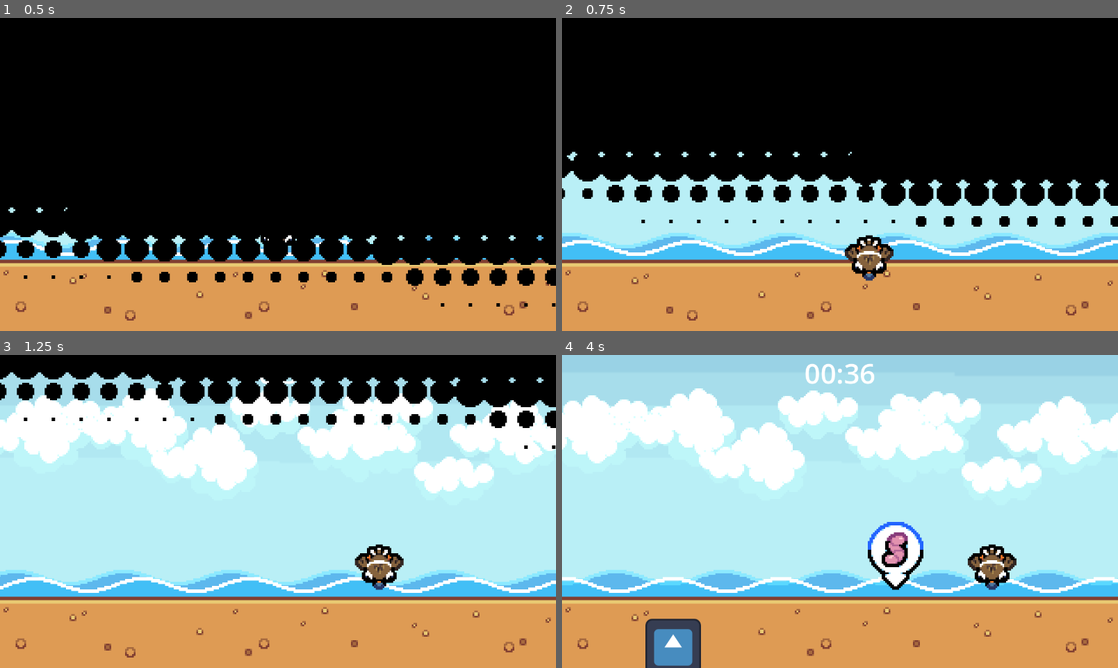
Above: before the commit, frames 1-4 (two rows, left to right).
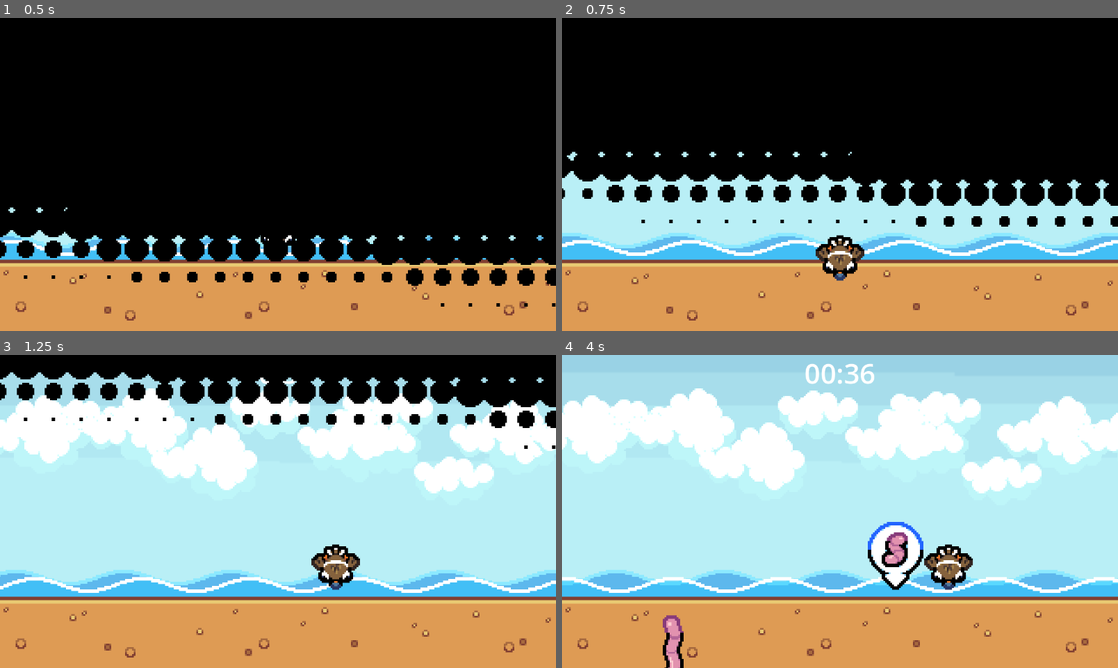
Above: after the commit, the same moments.

Repository: FaunaPolaris/BirdGameJam-Legado
Game: Godot game, scene res://eatingMinigame/scenario/scenario.tscn
Same seed, same stepped clock (60 frames per second), same inputs: the game is played once before the commit and once after it. This scene is started directly instead of the project's main scene. The engine's default icon, where the game draws it, is replaced by a stand-in: a white triangle on a blue panel in a dark square. Sound files missing from this copy of the repository are replaced by a short silence.
Inputs:
- Up to frame 1 (0.5 s): no input
- Up to frame 2 (0.75 s): tap Enter (ui_accept) at 0.5, 0.6 s; hold Right (ui_right) from 0.53 s (still down)
- Up to frame 3 (1.25 s): keep holding Right (ui_right); tap Enter (ui_accept) at 0.77, 1.07 s
- Up to frame 4 (4 s): release Right (ui_right) at 1.28 s; hold Down (ui_down) 1.28-2.03 s; tap Enter (ui_accept) at 1.35, 1.52, 1.82, 2.1, 2.85, 3.02, 3.32, 3.6, 3.77 s; hold Right (ui_right) 2.03-2.78 s; hold Up (ui_up) 2.78-3.53 s; hold Left (ui_left) from 3.53 s (still down)

Frame 1 is identical in both runs. In frame 2, 1.4% of the frame differs, in the area x 45-60%, y 69-84%; in frame 3, 1.6%; in frame 4, 3.2%, in the area x 15-82%, y 60-100%.

Commit message:
movement stop on peck game

Diff:
--- a/canonGame/impulse/impulse.gd
+++ b/canonGame/impulse/impulse.gd
@@ -19,8 +19,8 @@
 		impulsey = 200
 		$art.play("fragata")
 	if type == types.BIRD2:
-		impulsex = -300
-		impulsey = 200
+		impulsex = 300
+		impulsey = -400
 		$art.play("gaivotao")
 	elif type == types.STAR:
 		impulsex = 1500
--- a/canonGame/level/level.gd
+++ b/canonGame/level/level.gd
@@ -8,9 +8,12 @@
 var third_layer		: int = -1700
 
 func _on_floor_body_entered(body: Node2D) -> void:
+	$transitionControl.TransitionOut()
+	$transitionControl/transition.start()
+	$transitionControl/transition.timeout.connect(Callable(self, "_on_death"))
 	$splashSound.play()
 
-func _on_splash_sound_finished() -> void:
+func _on_death() -> void:
 	get_tree().change_scene_to_packed(end_screen)
 
 func _on_impulse_spawn_timeout() -> void:
--- a/canonGame/level/level.tscn
+++ b/canonGame/level/level.tscn
@@ -243,6 +243,7 @@
 texture = ExtResource("9_w0isi")
 
 [node name="impulse_spawn" type="Timer" parent="."]
+wait_time = 1.4
 autostart = true
 
 [node name="AnimationPlayer" type="AnimationPlayer" parent="."]
@@ -266,4 +267,3 @@
 [connection signal="body_entered" from="floor" to="." method="_on_floor_body_entered"]
 [connection signal="timeout" from="impulse_spawn" to="." method="_on_impulse_spawn_timeout"]
 [connection signal="animation_finished" from="AnimationPlayer" to="canon" method="_on_animation_player_animation_finished"]
-[connection signal="finished" from="splashSound" to="." method="_on_splash_sound_finished"]
--- a/eatingMinigame/eater/eater.gd
+++ b/eatingMinigame/eater/eater.gd
@@ -2,6 +2,7 @@
 
 var has_peck	: bool = true
 var	speed		: Vector2 = Vector2(20000, 0)
+var	can_move	: bool = true
 
 var trans = preload("res://canonGame/level/level.tscn")
 
@@ -10,14 +11,15 @@
 		$"../transitionControl/transition".timeout.connect(Callable(self, "_on_transition_timeout"))
 
 func	_process(delta: float) -> void:
-	if Input.is_action_pressed("ui_left"):
+	if Input.is_action_pressed("ui_left") and can_move:
 		velocity = Vector2.LEFT * speed * delta
 		move_and_slide()
-	elif Input.is_action_pressed("ui_right"):
+	elif Input.is_action_pressed("ui_right") and can_move:
 		velocity = Vector2.RIGHT * speed * delta
 		move_and_slide()
-	if Input.is_action_just_pressed("ui_accept") and has_peck:
+	if Input.is_action_just_pressed("ui_accept") and has_peck and can_move:
 		has_peck = false
+		can_move = false
 		$collision.disabled = false
 		$art.set_offset(Vector2(0, 16))
 		$peckTimeout.start()
@@ -25,9 +27,11 @@
 
 func _on_peck_time_timeout() -> void:
 	$collision.disabled = true
+	can_move = true
 	$art.set_offset(Vector2(0, 0))
 
 func _on_clock_times_up() -> void:
+	can_move = false
 	$"../transitionControl".TransitionOut()
 	$"../transitionControl/transition".start()
 
--- a/eatingMinigame/eater/eater.tscn
+++ b/eatingMinigame/eater/eater.tscn
@@ -4,13 +4,13 @@
 [ext_resource type="Texture2D" uid="uid://hg25lq2ijf4e" path="res://textures/character/batuira.png" id="2_dln4g"]
 
 [sub_resource type="RectangleShape2D" id="RectangleShape2D_bykbf"]
-size = Vector2(82, 167.5)
+size = Vector2(82, 103.5)
 
 [node name="eater" type="CharacterBody2D"]
 script = ExtResource("1_5fu8t")
 
 [node name="collision" type="CollisionShape2D" parent="."]
-position = Vector2(0, 84.25)
+position = Vector2(0, 52.25)
 shape = SubResource("RectangleShape2D_bykbf")
 disabled = true
 
--- a/eatingMinigame/food/food.tscn
+++ b/eatingMinigame/food/food.tscn
@@ -1,13 +1,77 @@
-[gd_scene load_steps=5 format=3 uid="uid://dj6vowx6yjaea"]
+[gd_scene load_steps=14 format=3 uid="uid://dj6vowx6yjaea"]
 
 [ext_resource type="Script" uid="uid://c7wxiljg6k6d1" path="res://eatingMinigame/food/food.gd" id="1_6mxex"]
-[ext_resource type="Texture2D" uid="uid://o7vchi5epwkd" path="res://icon.svg" id="1_vxdyk"]
+[ext_resource type="Texture2D" uid="uid://bw8ivm2tqxkn8" path="res://textures/peck/worm.png" id="2_clxd1"]
 
 [sub_resource type="CircleShape2D" id="CircleShape2D_6mxex"]
 radius = 68.0
 
 [sub_resource type="RectangleShape2D" id="RectangleShape2D_vxdyk"]
 size = Vector2(123, 155)
+
+[sub_resource type="AtlasTexture" id="AtlasTexture_frlys"]
+atlas = ExtResource("2_clxd1")
+region = Rect2(0, 0, 12, 36)
+
+[sub_resource type="AtlasTexture" id="AtlasTexture_s7b5e"]
+atlas = ExtResource("2_clxd1")
+region = Rect2(12, 0, 12, 36)
+
+[sub_resource type="AtlasTexture" id="AtlasTexture_niko1"]
+atlas = ExtResource("2_clxd1")
+region = Rect2(24, 0, 12, 36)
+
+[sub_resource type="AtlasTexture" id="AtlasTexture_buocl"]
+atlas = ExtResource("2_clxd1")
+region = Rect2(36, 0, 12, 36)
+
+[sub_resource type="AtlasTexture" id="AtlasTexture_sgmn1"]
+atlas = ExtResource("2_clxd1")
+region = Rect2(48, 0, 12, 36)
+
+[sub_resource type="AtlasTexture" id="AtlasTexture_d4kcg"]
+atlas = ExtResource("2_clxd1")
+region = Rect2(60, 0, 12, 36)
+
+[sub_resource type="AtlasTexture" id="AtlasTexture_kgjsy"]
+atlas = ExtResource("2_clxd1")
+region = Rect2(72, 0, 12, 36)
+
+[sub_resource type="AtlasTexture" id="AtlasTexture_c5qks"]
+atlas = ExtResource("2_clxd1")
+region = Rect2(84, 0, 12, 36)
+
+[sub_resource type="SpriteFrames" id="SpriteFrames_5eeab"]
+animations = [{
+"frames": [{
+"duration": 1.0,
+"texture": SubResource("AtlasTexture_frlys")
+}, {
+"duration": 1.0,
+"texture": SubResource("AtlasTexture_s7b5e")
+}, {
+"duration": 1.0,
+"texture": SubResource("AtlasTexture_niko1")
+}, {
+"duration": 1.0,
+"texture": SubResource("AtlasTexture_buocl")
+}, {
+"duration": 1.0,
+"texture": SubResource("AtlasTexture_sgmn1")
+}, {
+"duration": 1.0,
+"texture": SubResource("AtlasTexture_d4kcg")
+}, {
+"duration": 1.0,
+"texture": SubResource("AtlasTexture_kgjsy")
+}, {
+"duration": 1.0,
+"texture": SubResource("AtlasTexture_c5qks")
+}],
+"loop": true,
+"name": &"default",
+"speed": 5.0
+}]
 
 [node name="food" type="RigidBody2D"]
 collision_layer = 0
@@ -18,12 +82,16 @@
 [node name="collision" type="CollisionShape2D" parent="."]
 shape = SubResource("CircleShape2D_6mxex")
 
-[node name="art" type="Sprite2D" parent="."]
-texture = ExtResource("1_vxdyk")
-
 [node name="collection" type="Area2D" parent="."]
 collision_layer = 0
 
 [node name="area" type="CollisionShape2D" parent="collection"]
 position = Vector2(-0.5, -14.5)
 shape = SubResource("RectangleShape2D_vxdyk")
+
+[node name="art" type="AnimatedSprite2D" parent="."]
+texture_filter = 1
+scale = Vector2(4, 4)
+sprite_frames = SubResource("SpriteFrames_5eeab")
+autoplay = "default"
+frame_progress = 0.321129
--- a/shared/endScreen.tscn
+++ b/shared/endScreen.tscn
@@ -1,7 +1,12 @@
-[gd_scene load_steps=2 format=3 uid="uid://cga0pfgq2uhtx"]
+[gd_scene load_steps=4 format=3 uid="uid://cga0pfgq2uhtx"]
+
+[ext_resource type="Script" uid="uid://c8h377oquj7fv" path="res://shared/label_2.gd" id="1_ume5c"]
 
 [sub_resource type="LabelSettings" id="LabelSettings_inp14"]
 font_size = 320
+
+[sub_resource type="LabelSettings" id="LabelSettings_ume5c"]
+font_size = 64
 
 [node name="Control" type="Control"]
 layout_mode = 3
@@ -11,6 +16,13 @@
 grow_horizontal = 2
 grow_vertical = 2
 
+[node name="ColorRect" type="ColorRect" parent="."]
+custom_minimum_size = Vector2(1280, 720)
+layout_mode = 0
+offset_right = 1280.0
+offset_bottom = 720.0
+color = Color(0, 0, 0, 1)
+
 [node name="Label" type="Label" parent="."]
 custom_minimum_size = Vector2(1280, 720)
 layout_mode = 0
@@ -19,3 +31,14 @@
 text = "end!"
 label_settings = SubResource("LabelSettings_inp14")
 horizontal_alignment = 1
+
+[node name="Label2" type="Label" parent="."]
+custom_minimum_size = Vector2(1280, 0)
+layout_mode = 0
+offset_top = 520.0
+offset_right = 57.0
+offset_bottom = 543.0
+text = "0000 m"
+label_settings = SubResource("LabelSettings_ume5c")
+horizontal_alignment = 1
+script = ExtResource("1_ume5c")
--- /dev/null
+++ b/shared/label_2.gd
@@ -0,0 +1,4 @@
+extends Label
+
+func _ready() -> void:
+	text = str(Global.distance, "m")
Not shown, added: shared/label_2.gd.uid
